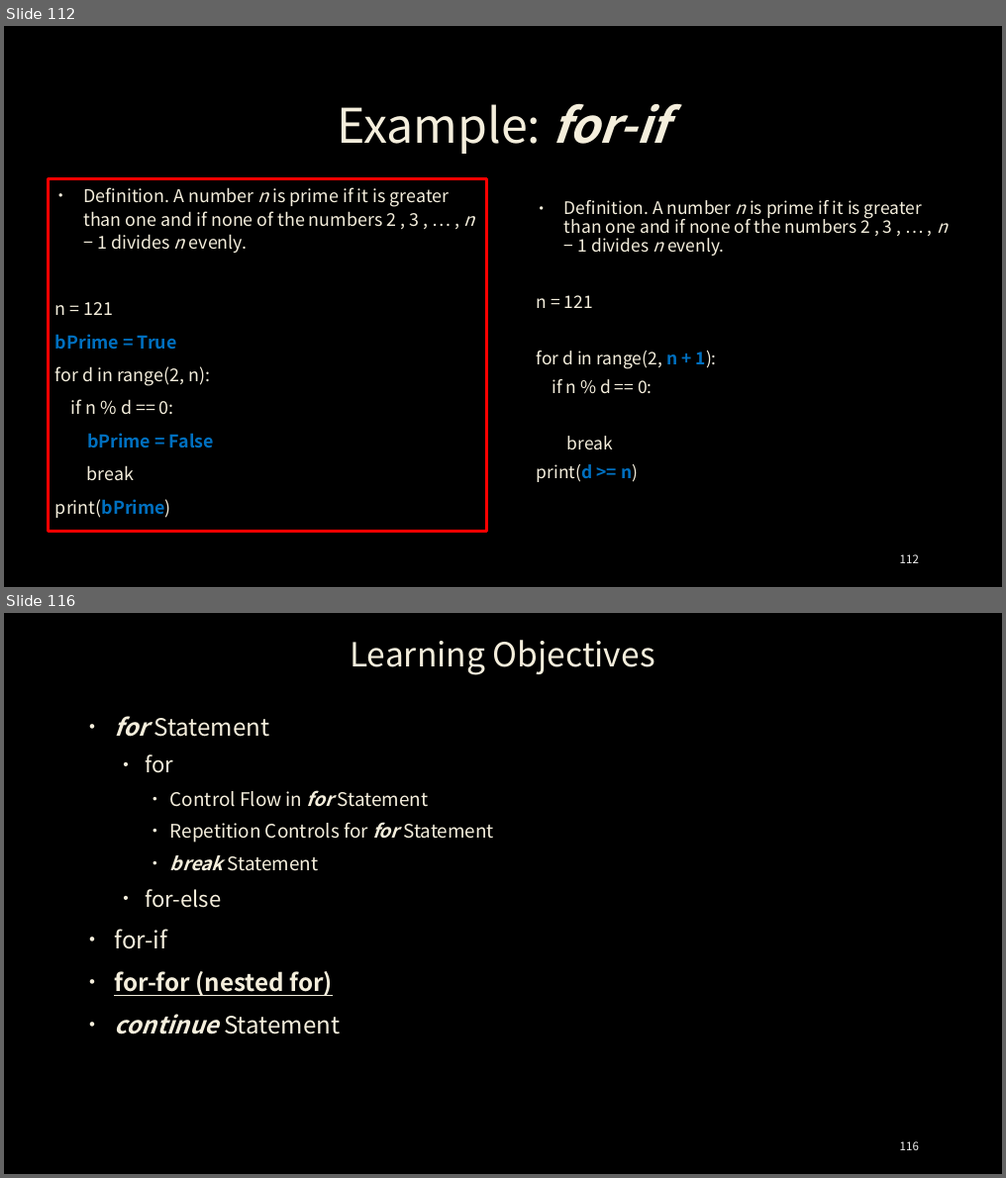
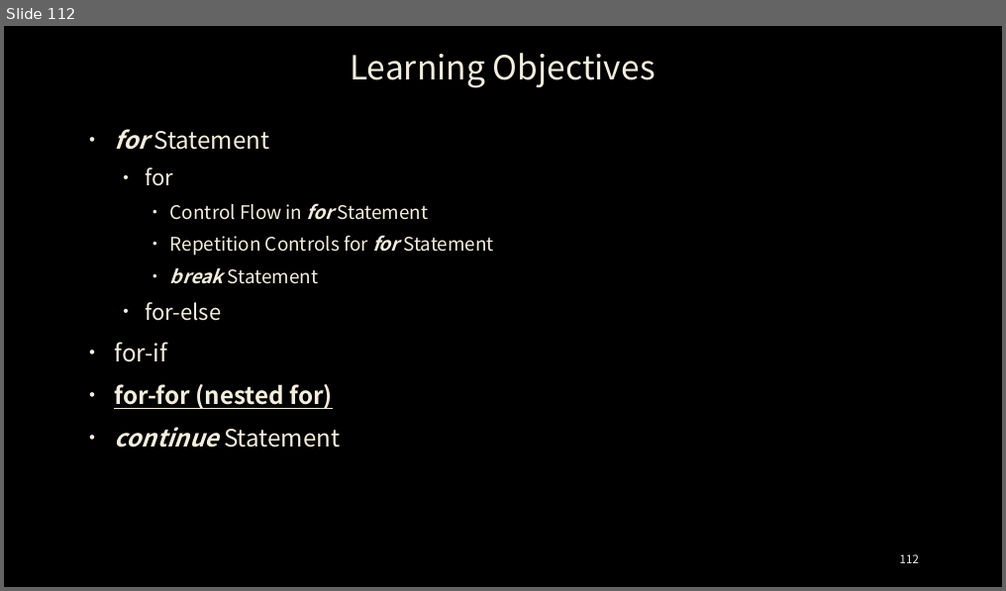
Before and after one commit to ancestor9/24_python-programimming-1, a slide deck: week4_5/week_04_Control Flow-for Statement.pptx. Shown one above the other, each under a label of ours: slides 112 and 116 before the commit, slide 112 after it; the slides between them are not shown. The pictures are 1006x1178 and 1006x591 pixels, drawn with LibreOffice and Linux fonts; fonts in the diff are those of the drawing; background and template pictures are left out. Boxes give left, top, right and bottom in pixels: in the first picture for what was removed or moved away, otherwise in the second. Text is boxed around its words. In the diff, an @@ line names an element or a change of style, - is before the commit and + after.

```diff
--- a/week4_5/week_04_Control Flow-for Statement.pptx
+++ b/week4_5/week_04_Control Flow-for Statement.pptx
@@ slide 112 removed at [4,26,1002,587], background picture (left out) @@
@@ title removed at [337,103,668,154] @@
-Example: for-if
@@ text removed at [49,179,487,532] @@
-• Definition. A number n is prime if it is greater than one and if none of the numbers 2 , 3 , … , n − 1 divides n evenly.
-n = 121
-bPrime = True
-for d in range(2, n):
-if n % d == 0:
-bPrime = False
-break
-print(bPrime)
@@ text removed at [537,200,947,482] @@
-• Definition. A number n is prime if it is greater than one and if none of the numbers 2 , 3 , … , n − 1 divides n evenly.
-n = 121
-for d in range(2, n + 1):
-if n % d == 0:
-break
-print(d >= n)
@@ page number removed at [900,555,919,564] @@
-112
@@ what was slide 116 is now slide 112 @@
@@ page number at [900,555,919,564]: text changed @@
-116
+112
```
Also in this commit, not shown: 3 other slides removed.
